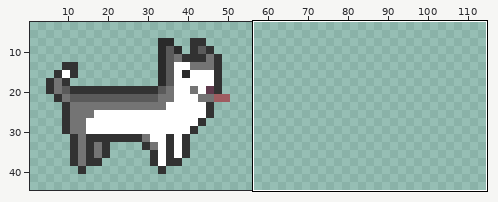
Sprite sheet, stored at game/assets/gameplay/gp_dog_small.png. The picture above shows the old version from afar; the outline marks the close-up.
Close-up. Before the commit:
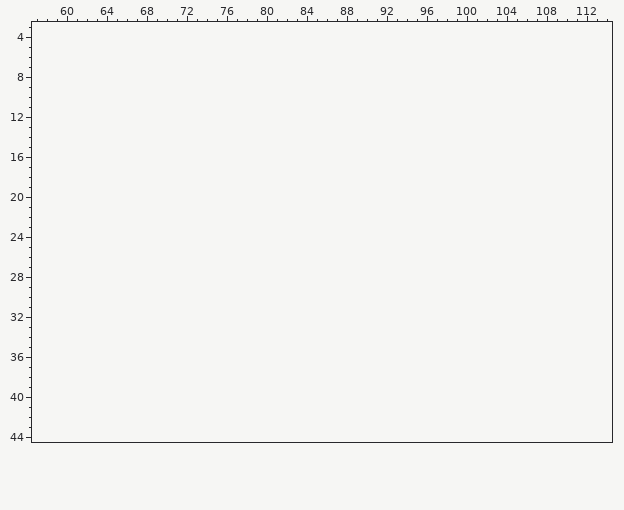
The file is 48x36 pixels. Shown: x 57..114, y 3..44. The old version is drawn lined up with the new one, on the new canvas. The wide view leaves out empty margins.
Palette (. is transparent): 
Pixels before (only the part around the change), first column x 57:
 3 ..........................................................
 4 ..........................................................
 5 ..........................................................
 6 ..........................................................
 7 ..........................................................
 8 ..........................................................
 9 ..........................................................
10 ..........................................................
11 ..........................................................
12 ..........................................................
13 ..........................................................
14 ..........................................................
15 ..........................................................
16 ..........................................................
17 ..........................................................
18 ..........................................................
19 ..........................................................
20 ..........................................................
21 ..........................................................
22 ..........................................................
23 ..........................................................
24 ..........................................................
25 ..........................................................
26 ..........................................................
27 ..........................................................
28 ..........................................................
29 ..........................................................
30 ..........................................................
31 ..........................................................
32 ..........................................................
33 ..........................................................
34 ..........................................................
35 ..........................................................
36 ..........................................................
37 ..........................................................
38 ..........................................................
39 ..........................................................
40 ..........................................................
41 ..........................................................
42 ..........................................................
43 ..........................................................
44 ..........................................................
And afterwards:
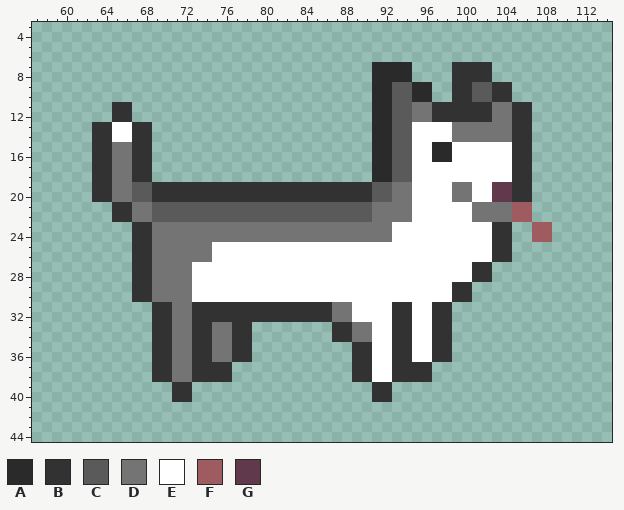
Colours new in this view: A #2a2a2a  B #323232  C #5a5a5a  D #747474  E #ffffff  F #9f5c60  G #603a4c
The edit:
canvas 48x36 -> 116x46, the old top-left corner now at 5,5
Changed rows in their new state; - is an unchanged pixel.
first column x 63:
 7 ----------------------------AAAA----BBBB------
 8 ----------------------------AAAA----BBBB------
 9 ----------------------------AACCAA--BBCCBB----
10 ----------------------------AACCAA--BBCCBB----
11 --BB------------------------AACCDDBBBBBBDDBB--
12 --BB------------------------AACCDDBBBBBBDDBB--
13 BBEEBB----------------------AACCEEEEDDDDDDBB--
14 BBEEBB----------------------AACCEEEEDDDDDDBB--
15 BBDDBB----------------------AACCEEAAEEEEEEBB--
16 BBDDBB----------------------AACCEEAAEEEEEEBB--
17 BBDDBB----------------------AACCEEEEEEEEEEBB--
18 BBDDBB----------------------AACCEEEEEEEEEEBB--
19 BBDDCCBBBBBBBBBBBBBBBBBBBBBBCCDDEEEEDDEEGGBB--
20 BBDDCCBBBBBBBBBBBBBBBBBBBBBBCCDDEEEEDDEEGGBB--
21 --BBDDCCCCCCCCCCCCCCCCCCCCCCDDDDEEEEEEDDDDFF--
22 --BBDDCCCCCCCCCCCCCCCCCCCCCCDDDDEEEEEEDDDDFF--
23 ----BBDDDDDDDDDDDDDDDDDDDDDDDDEEEEEEEEEEBB--FF
24 ----BBDDDDDDDDDDDDDDDDDDDDDDDDEEEEEEEEEEBB--FF
25 ----BBDDDDDDEEEEEEEEEEEEEEEEEEEEEEEEEEEEBB----
26 ----BBDDDDDDEEEEEEEEEEEEEEEEEEEEEEEEEEEEBB----
27 ----BBDDDDEEEEEEEEEEEEEEEEEEEEEEEEEEEEBB------
28 ----BBDDDDEEEEEEEEEEEEEEEEEEEEEEEEEEEEBB------
29 ----BBDDDDEEEEEEEEEEEEEEEEEEEEEEEEEEBB--------
30 ----BBDDDDEEEEEEEEEEEEEEEEEEEEEEEEEEBB--------
31 ------BBDDBBBBBBBBBBBBBBDDEEEEBBEEBB----------
32 ------BBDDBBBBBBBBBBBBBBDDEEEEBBEEBB----------
33 ------BBDDBBDDBB--------BBDDEEBBEEBB----------
34 ------BBDDBBDDBB--------BBDDEEBBEEBB----------
35 ------BBDDBBDDBB----------BBEEBBEEBB----------
36 ------BBDDBBDDBB----------BBEEBBEEBB----------
37 ------BBDDBBBB------------BBEEBBBB------------
38 ------BBDDBBBB------------BBEEBBBB------------
39 --------BB------------------BB----------------
40 --------BB------------------BB----------------
Where, in picture pixels (left, top, right, bottom), the same in both close-ups:
added: (92, 62, 552, 402)
